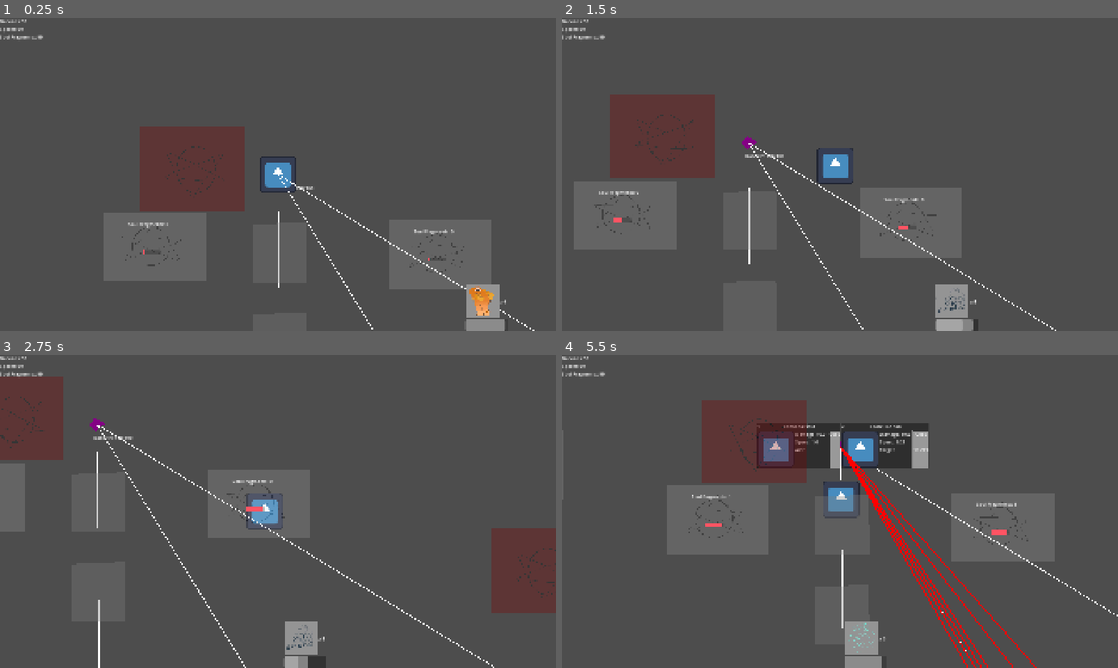
Above: before the commit, frames 1-4 (two rows, left to right).
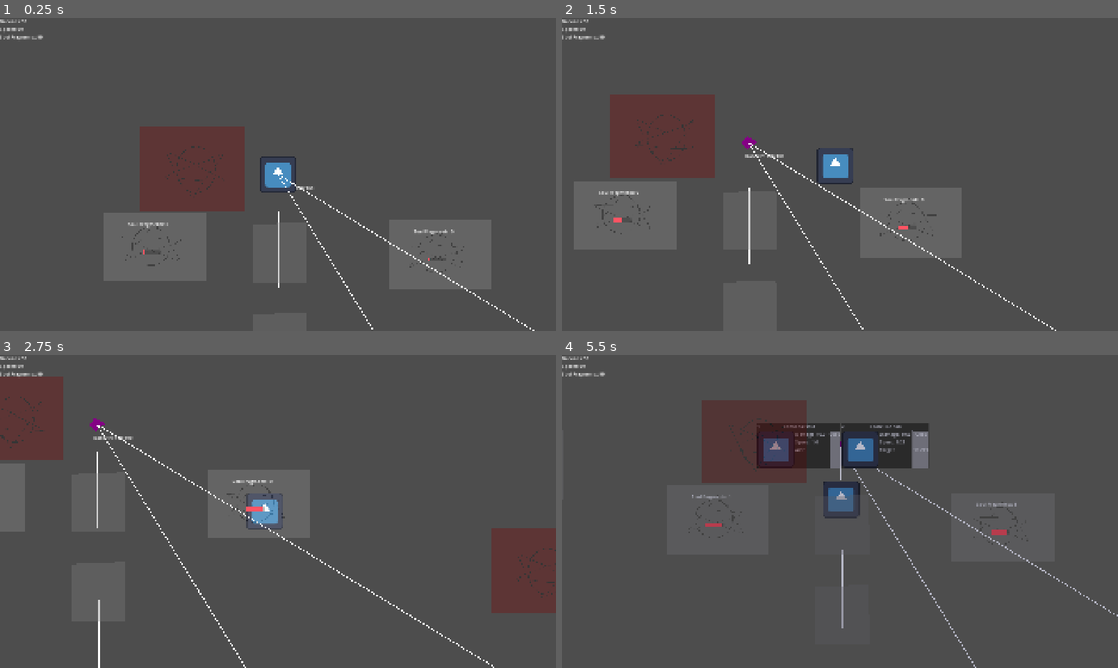
Above: after the commit, the same moments.

Repository: skeeeth/Allstar-Cult-Slip
Game: Godot game, scene res://Source/Level/World/Layouts/alt_world.tscn
The game is run twice, just before and just after one commit, with the same random seed, the same clock (stepped at 60 frames per second) and the same inputs. The engine's default icon, where the game draws it, is replaced by a stand-in: a white triangle on a blue panel in a dark square.
Inputs:
- Up to frame 1 (0.25 s): no input
- Up to frame 2 (1.5 s): hold D (right) 0.53-1.28 s; hold E (Interact) 0.53-1.28 s; tap 1 (one) at 0.8, 1.35 s; hold S (down) from 1.28 s (still down)
- Up to frame 3 (2.75 s): tap E (Interact) at 1.55 s; release S (down) at 2.03 s; hold D (right) from 2.03 s (still down); hold E (Interact) from 2.03 s (still down); tap 1 (one) at 2.3 s
- Up to frame 4 (5.5 s): release D (right) at 2.78 s; release E (Interact) at 2.78 s; hold W (up) 2.78-3.53 s; tap 1 (one) at 2.85, 3.8, 5.3 s; tap E (Interact) at 3.05, 4.55 s; hold 3 (three) 3.53-4.28 s; hold A (left) 3.53-5.03 s; tap 2 (two) at 4.35 s; hold S (down) from 5.03 s (still down); hold E (Interact) from 5.03 s (still down)

The runs differ from the first frame. In frame 1, 0.9% of the frame differs, in the area x 83-91%, y 85-100%; in frame 2, 0.9%; in frame 3, 0.9%; in frame 4, 4.3%, in the area x 23-100%, y 22-100%.

Commit message:
Day night wave batching and color shift

Diff:
--- a/Resources/Projectiles/Coconut.tres
+++ b/Resources/Projectiles/Coconut.tres
@@ -1,10 +1,11 @@
-[gd_resource type="Resource" script_class="ProjectileData" format=3]
+[gd_resource type="Resource" script_class="ProjectileData" format=3 uid="uid://b4xpqhh6snjxx"]
 
-[ext_resource type="Script" path="res://Source/Interactable/Towers/Projectile/ProjectileData.gd" id="1_oadmr"]
-[ext_resource type="Texture2D" path="res://Assets/BEE WIPs/COCONUT.png" id="2_3bano"]
+[ext_resource type="Script" uid="uid://bpp0od0nilhfy" path="res://Source/Interactable/Towers/Projectile/ProjectileData.gd" id="1_oadmr"]
+[ext_resource type="Texture2D" uid="uid://b4xjpav2ajulb" path="res://Assets/BEE WIPs/COCONUT.png" id="2_3bano"]
 
 [resource]
 script = ExtResource("1_oadmr")
 sprite = ExtResource("2_3bano")
 speed = 2000.0
+track = true
 metadata/_custom_type_script = "uid://bpp0od0nilhfy"
--- a/Source/Level/World/EnemyInstancer.gd
+++ b/Source/Level/World/EnemyInstancer.gd
@@ -7,6 +7,7 @@
 
 @export var enemy_pool:Array[EnemyData]
 @export var spawn_points:Array[Node2D]
+@export var moonlight:DirectionalLight2D
 var next_point:Node2D
 var next_type:EnemyData
 @export var next_count:int = 4
@@ -15,11 +16,24 @@
 @onready var hud: CanvasLayer = $"../Camera2D/Hud"
 @onready var camera_2d: Camera2D = $"../Camera2D"
 @export var next_delay:float = 4
+@export var night_length:float = 5
+@export var day_length:float = 5
+var is_day:bool = true
+var day_night_timer:Timer
+@export var night_waves:int = 3
+var waves_left:int = night_waves
+const warning_time:float = 8
 
 func _ready() -> void:
 	wave_timer.wait_time = next_delay
 	wave_timer.timeout.connect(_on_timer_timeout)
-	determine_wave()
+	#determine_wave()
+
+	day_night_timer = Timer.new()
+	add_child(day_night_timer)
+	day_night_timer.start(day_length)
+	day_night_timer.timeout.connect(change_time)
+
 	for p in spawn_points:
 		var line = Line2D.new()
 		line.width = 3
@@ -33,23 +47,61 @@
 	wave_timer.start()
 
 	#spawn_wave(next_point,next_type,next_count)
+
 	determine_wave()
 
 func determine_wave():
 	next_point =  spawn_points.pick_random()
 	next_type = enemy_pool.pick_random()
-	count_base *= 1.2
-	next_count = floor(count_base * next_type.wave_factor)
-	var indicator:WaveIndicator = WaveIndicator._create(next_delay,next_type,next_count)
+
+	if waves_left <= 0:
+		return
+
+	waves_left -= 1
+
+	var indicator:WaveIndicator = WaveIndicator._create(warning_time,next_type,next_count)
 	add_child(indicator)
 	indicator.jitter = scatter_range
 	indicator.camera = camera_2d
 	indicator.display(next_type.sprite,next_count)
 	indicator.home = next_point.position
 
-func spawn_wave(around_point:Node2D,data:EnemyData,count:int):
-	for i in range(0,count):
-		var new_enemy = Enemy.create(data)
-		var jitter = randf_range(0,scatter_range) * Vector2.from_angle(randf()*TAU)
-		new_enemy.position = around_point.position + jitter
-		add_child(new_enemy)
+
+##defunct, actually spawning is handled by WaveIndicator
+#func spawn_wave(around_point:Node2D,data:EnemyData,count:int):
+	#for i in range(0,count):
+		#var new_enemy = Enemy.create(data)
+		#var jitter = randf_range(0,scatter_range) * Vector2.from_angle(randf()*TAU)
+		#new_enemy.position = around_point.position + jitter
+		#add_child(new_enemy)
+
+func change_time():
+	if is_day:
+		start_night()
+	else:
+		start_day()
+
+func start_night():
+	is_day = false
+	day_night_timer.start(night_length)
+
+	waves_left = night_waves
+	next_delay = night_length / (night_waves * 1.5)
+	var fade = create_tween()
+	fade.tween_property(moonlight,"energy",0.6,1)
+	wave_timer.start(next_delay)
+
+func start_day():
+	#be daytime
+	day_night_timer.start(day_length)
+	is_day = true
+
+	#add difficulty
+	count_base *= 1.2
+	next_count = floor(count_base * next_type.wave_factor)
+
+
+	wave_timer.stop()
+
+	var fade = create_tween()
+	fade.tween_property(moonlight,"energy",0.0,1)
--- a/Source/Level/World/Layouts/T_level.tscn
+++ b/Source/Level/World/Layouts/T_level.tscn
@@ -38,7 +38,7 @@
 spawn_points = [NodePath("../Spawn Points/One")]
 
 [node name="Timer" type="Timer" parent="Node" unique_id=1598588193]
-autostart = true
+one_shot = true
 
 [node name="NavigationRegion2D" type="NavigationRegion2D" parent="." unique_id=398621725]
 navigation_polygon = SubResource("NavigationPolygon_sci35")
--- a/Source/Level/World/Layouts/alt_world.tscn
+++ b/Source/Level/World/Layouts/alt_world.tscn
@@ -16,8 +16,15 @@
 [node name="L2" type="Node2D" parent="Spawn Points" parent_id_path=PackedInt32Array(1088585131) index="2" unique_id=1751302321]
 position = Vector2(1466, 895)
 
-[node name="Node" parent="." index="4" unique_id=1194797147 node_paths=PackedStringArray("spawn_points")]
+[node name="Node" parent="." index="4" unique_id=1194797147 node_paths=PackedStringArray("spawn_points", "moonlight")]
 spawn_points = [NodePath("../Spawn Points/One"), NodePath("../Spawn Points/L1"), NodePath("../Spawn Points/L2")]
+moonlight = NodePath("Moonlight")
+
+[node name="Moonlight" type="DirectionalLight2D" parent="Node" index="1" unique_id=1050351992]
+light_mask = 0
+color = Color(0.9353103, 0.9271151, 0.726587, 1)
+energy = 0.0
+blend_mode = 1
 
 [node name="NavigationRegion2D" parent="." index="5" unique_id=398621725]
 metadata/_edit_lock_ = true
